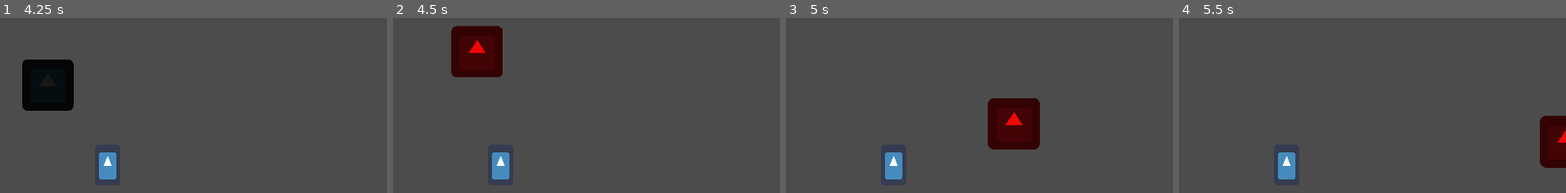
Above: before the commit, frames 1-4 (left to right).
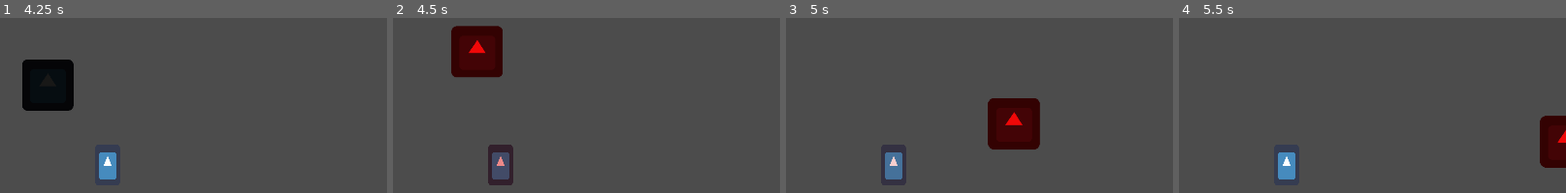
Above: after the commit, the same moments.

Repository: pedrolobo-abertay/CMP302_final_project
Game: Godot game, scene res://Level.tscn
Same seed, same stepped clock (60 frames per second), same inputs: the game is played once before the commit and once after it. The engine's default icon, where the game draws it, is replaced by a stand-in: a white triangle on a blue panel in a dark square.
Inputs:
- Up to frame 1 (4.25 s): tap Enter at 0.5 s; hold D (move_right) 0.53-1.28 s; hold S (move_bot) 0.53-1.28 s; hold A (move_left) 1.28-2.03 s; tap W (move_top) at 1.35 s; hold 1 (toggle_enemy) 2.03-2.78 s; hold D (move_right) 2.03-3.53 s; tap S (move_bot) at 2.85 s; hold A (move_left) from 3.53 s (still down); hold W (move_top) from 3.53 s (still down)
- Up to frame 2 (4.5 s): keep holding A (move_left); release W (move_top) at 4.28 s; tap 1 (toggle_enemy) at 4.35 s
- Up to frame 3 (5 s): keep holding A (move_left)
- Up to frame 4 (5.5 s): keep holding A (move_left); hold S (move_bot) from 5.03 s (still down)
The pictures show only the part of the screen within x 36-86%, y 20-69%; the shares and areas given below are measured in that part.

Frame 1 is identical in both runs. In frame 2, 1.5% of the frame differs, in the area x 24-32%, y 72-96%; in frame 3, 0.7%; in frame 4, nothing differs.

Commit message:
player damage animation

Diff:
--- a/game/Level.gd
+++ b/game/Level.gd
@@ -4,6 +4,7 @@
 
 func _ready():
 	$Enemy.setup($Arena, $Player)
+# warning-ignore:return_value_discarded
 	$Enemy.connect("shoot", self, "create_projectile")
 
 func create_projectile(_position, _direction):
@@ -13,5 +14,5 @@
 
 	$Projectiles.add_child(new_projectile)
 
-func _input(event):
+func _input(_event):
 	pass
--- a/game/Player.gd
+++ b/game/Player.gd
@@ -37,5 +37,6 @@
 	movement = move_and_slide(movement)
 
 
-func take_damage(damage):
-	pass
+func take_damage():
+	$AnimationPlayer.stop()
+	$AnimationPlayer.play("take_damage")
--- a/game/Player.tscn
+++ b/game/Player.tscn
@@ -6,6 +6,24 @@
 [sub_resource type="CapsuleShape2D" id=1]
 radius = 30.0
 height = 40.0
+
+[sub_resource type="Animation" id=2]
+resource_name = "idle"
+
+[sub_resource type="Animation" id=3]
+resource_name = "take_damage"
+tracks/0/type = "value"
+tracks/0/path = NodePath("Sprite:modulate")
+tracks/0/interp = 1
+tracks/0/loop_wrap = true
+tracks/0/imported = false
+tracks/0/enabled = true
+tracks/0/keys = {
+"times": PoolRealArray( 0, 1 ),
+"transitions": PoolRealArray( 1, 1 ),
+"update": 0,
+"values": [ Color( 0.921569, 0.458824, 0.458824, 1 ), Color( 1, 1, 1, 1 ) ]
+}
 
 [node name="Player" type="KinematicBody2D" groups=[
 "player",
@@ -22,3 +40,7 @@
 
 [node name="Camera2D" type="Camera2D" parent="."]
 current = true
+
+[node name="AnimationPlayer" type="AnimationPlayer" parent="."]
+anims/idle = SubResource( 2 )
+anims/take_damage = SubResource( 3 )
--- a/game/Projectile.gd
+++ b/game/Projectile.gd
@@ -1,7 +1,6 @@
 extends Node2D
 
 const speed = 1000
-var damage = 20
 var direction
 
 func _ready():
@@ -16,7 +15,7 @@
 	if body.is_in_group("wall"):
 		queue_free()
 	if body.is_in_group("player"):
-		body.take_damage(damage)
+		body.take_damage()
 		queue_free()
 
 func _process(delta):
Not shown: 1 places in game/Player.tscn that only renumber resources
